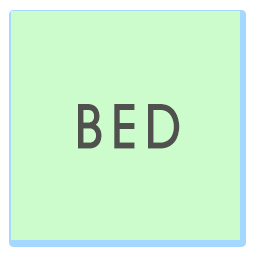
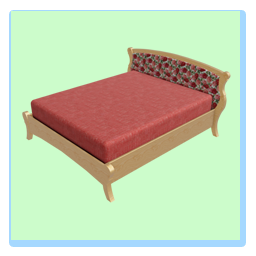
Comparing the layer stacks of the two 256x256 images. Changes:
hid "BED" over [78, 104, 180, 149]
added layer "Layer 4" above "Rectangle 1" over [22, 47, 231, 203]
